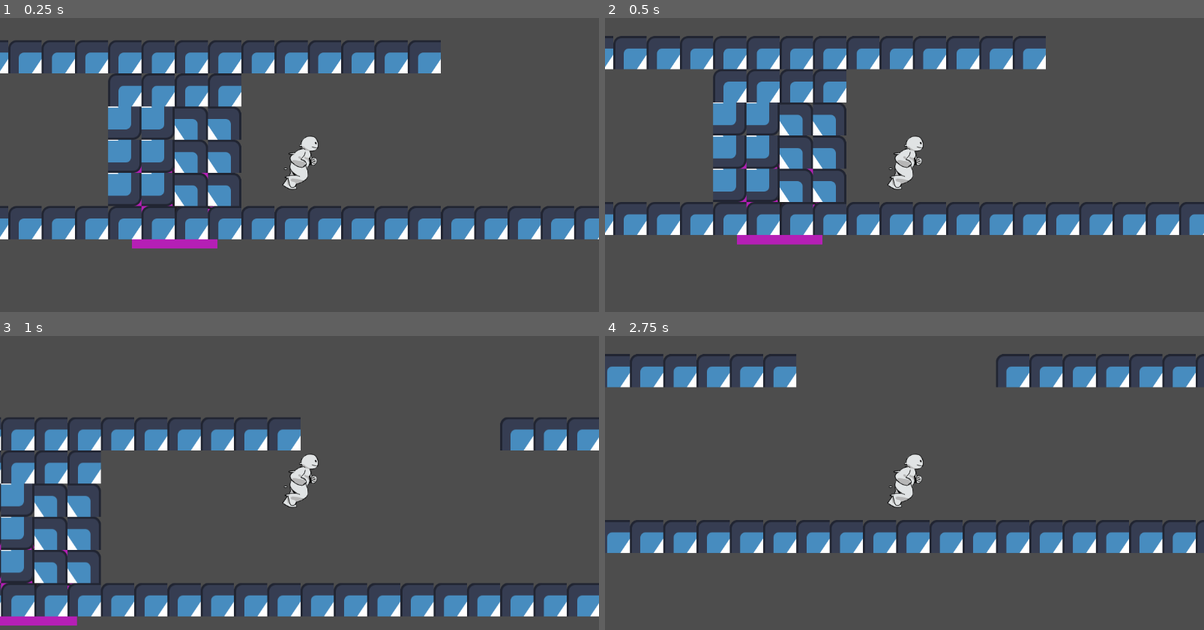
Above: before the commit, frames 1-4 (two rows, left to right).
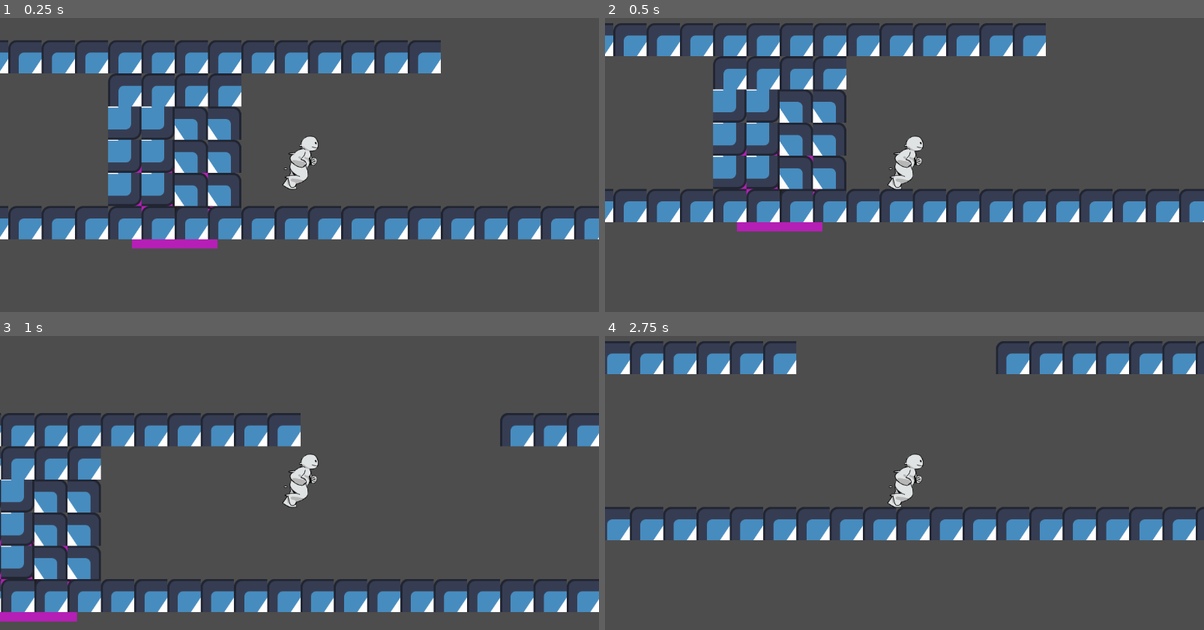
Above: after the commit, the same moments.

Repository: ZBC95/GMTK-2025-zoes-repository
Game: Godot game, scene res://game.tscn
The game is run twice, just before and just after one commit, with the same random seed, the same clock (stepped at 60 frames per second) and the same inputs. The engine's default icon, where the game draws it, is replaced by a stand-in: a white triangle on a blue panel in a dark square.
Inputs:
- Up to frame 1 (0.25 s): no input
- Up to frame 2 (0.5 s): no input
- Up to frame 3 (1 s): hold D (Right) from 0.53 s (still down); tap W (Jump) at 0.77 s
- Up to frame 4 (2.75 s): tap W (Jump) at 1.52 s; release D (Right) at 2.03 s; hold A (Left) from 2.03 s (still down)

Frame 1 is identical in both runs. In frame 2, 21% of the frame differs, in the area x 0-100%, y 1-78%; in frame 3, 9.1%; in frame 4, 14%.

Commit message:
change collision shape dimensions

Diff:
--- a/player.tscn
+++ b/player.tscn
@@ -8,7 +8,7 @@
 [ext_resource type="Texture2D" uid="uid://c6edujmqtcs22" path="res://assets/skid256.png" id="6_n7ghd"]
 
 [sub_resource type="RectangleShape2D" id="RectangleShape2D_hqtel"]
-size = Vector2(124, 128)
+size = Vector2(58, 113)
 
 [sub_resource type="AtlasTexture" id="AtlasTexture_nvl01"]
 atlas = ExtResource("2_2hs0m")
@@ -158,6 +158,7 @@
 SPEED = 600.0
 
 [node name="CollisionShape2D" type="CollisionShape2D" parent="."]
+position = Vector2(0, -17.5)
 shape = SubResource("RectangleShape2D_hqtel")
 
 [node name="AnimatedSprite2D" type="AnimatedSprite2D" parent="."]
--- a/player_ghost.tscn
+++ b/player_ghost.tscn
@@ -8,7 +8,7 @@
 [ext_resource type="Texture2D" uid="uid://c6edujmqtcs22" path="res://assets/skid256.png" id="6_4g4fx"]
 
 [sub_resource type="RectangleShape2D" id="RectangleShape2D_hqtel"]
-size = Vector2(124, 128)
+size = Vector2(50, 115)
 
 [sub_resource type="AtlasTexture" id="AtlasTexture_nvl01"]
 atlas = ExtResource("2_1xyui")
@@ -157,7 +157,9 @@
 script = ExtResource("1_h5qa1")
 
 [node name="CollisionShape2D" type="CollisionShape2D" parent="."]
+position = Vector2(0, -17.5)
 shape = SubResource("RectangleShape2D_hqtel")
+metadata/_edit_lock_ = true
 
 [node name="AnimatedSprite2D" type="AnimatedSprite2D" parent="."]
 modulate = Color(0, 0.341176, 0.568627, 0.588235)
@@ -166,3 +168,4 @@
 sprite_frames = SubResource("SpriteFrames_1q2qo")
 animation = &"idle"
 autoplay = "run"
+metadata/_edit_lock_ = true
